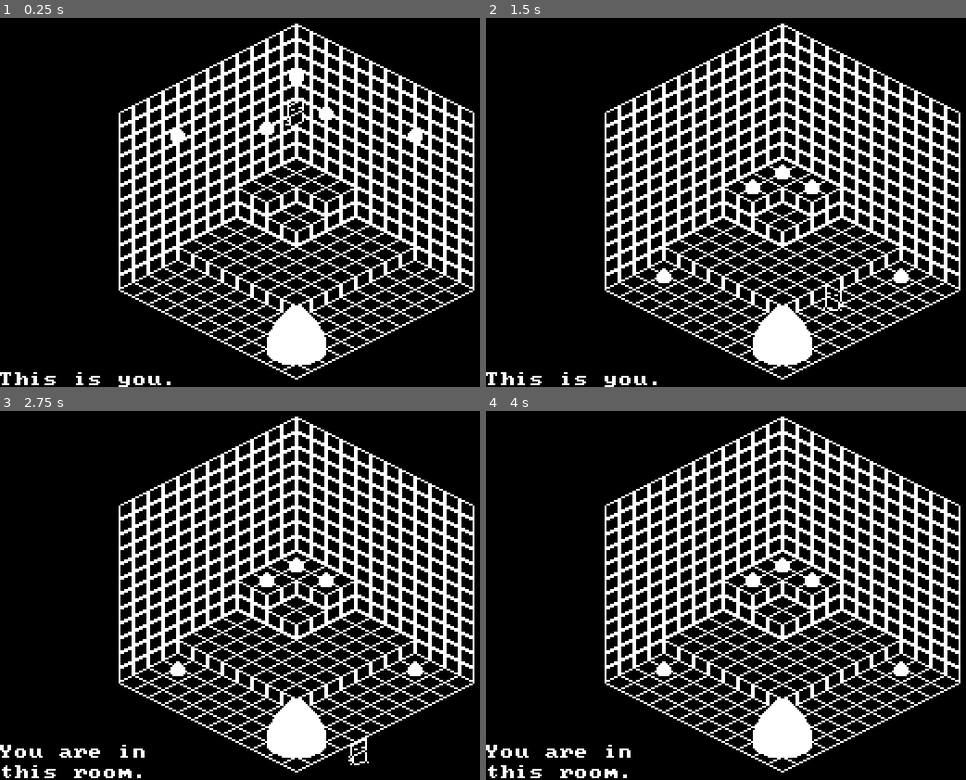
Above: before the commit, frames 1-4 (two rows, left to right).
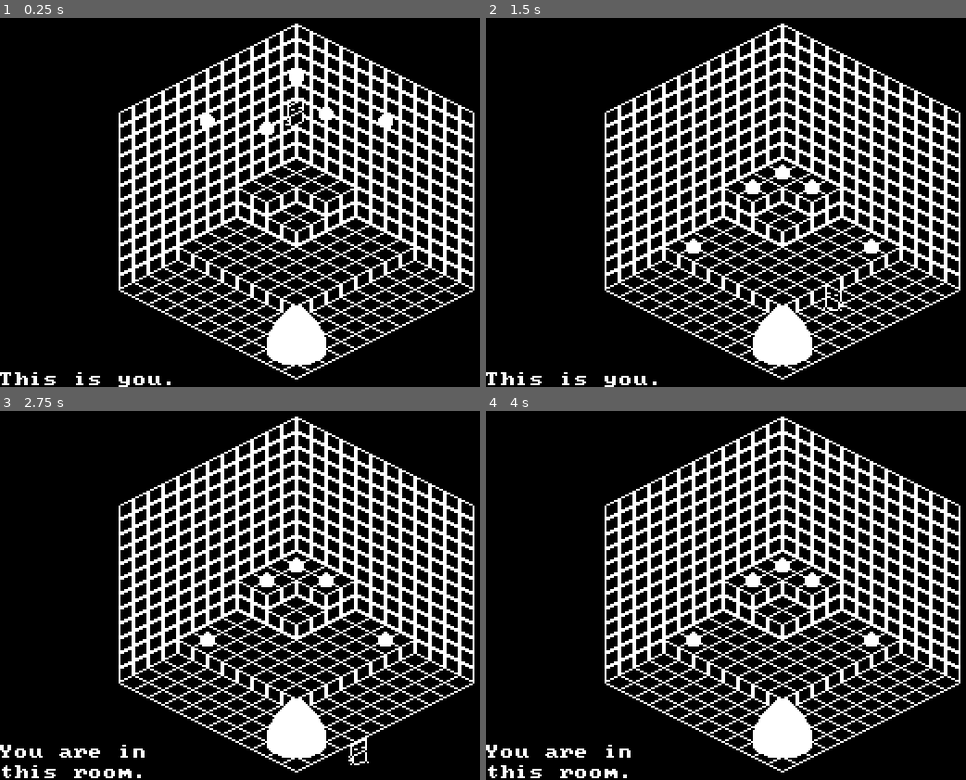
Above: after the commit, the same moments.

Repository: BitBangGames/feed_mother
Game: Godot game, scene res://src/main.tscn
The game is run twice, just before and just after one commit, with the same random seed, the same clock (stepped at 60 frames per second) and the same inputs.
Inputs:
- Up to frame 1 (0.25 s): no input
- Up to frame 2 (1.5 s): hold D (right) 0.53-1.28 s; tap Space (confirm) at 0.6, 1.35 s; hold S (down) from 1.28 s (still down)
- Up to frame 3 (2.75 s): tap Enter at 2 s; release S (down) at 2.03 s; hold D (right) from 2.03 s (still down); tap Space (confirm) at 2.1 s
- Up to frame 4 (4 s): release D (right) at 2.78 s; hold W (up) 2.78-3.53 s; tap Space (confirm) at 2.85, 3.5, 3.6 s; hold A (left) from 3.53 s (still down)

The runs differ from the first frame. In frame 1, 0.2% of the frame differs, in the area x 35-89%, y 26-34%; in frame 2, 0.3%, in the area x 35-89%, y 59-72%; in frame 3, 0.3%; in frame 4, 0.3%.

Commit message:
changed initial egg positions

Diff:
--- a/map/map.tscn
+++ b/map/map.tscn
@@ -67,7 +67,7 @@
 transform = Transform3D(1, 0, 0, 0, 1, 0, 0, 0, 1, 32, 96, 48)
 
 [node name="Egg4" parent="." unique_id=1276689914 instance=ExtResource("2_a0dt8")]
-transform = Transform3D(1, 0, 0, 0, 1, 0, 0, 0, 1, 76, 96, 12)
+transform = Transform3D(1, 0, 0, 0, 1, 0, 0, 0, 1, 60, 96, 12)
 
 [node name="Egg5" parent="." unique_id=643577473 instance=ExtResource("2_a0dt8")]
-transform = Transform3D(1, 0, 0, 0, 1, 0, 0, 0, 1, 12, 96, 76)
+transform = Transform3D(1, 0, 0, 0, 1, 0, 0, 0, 1, 12, 96, 60)
